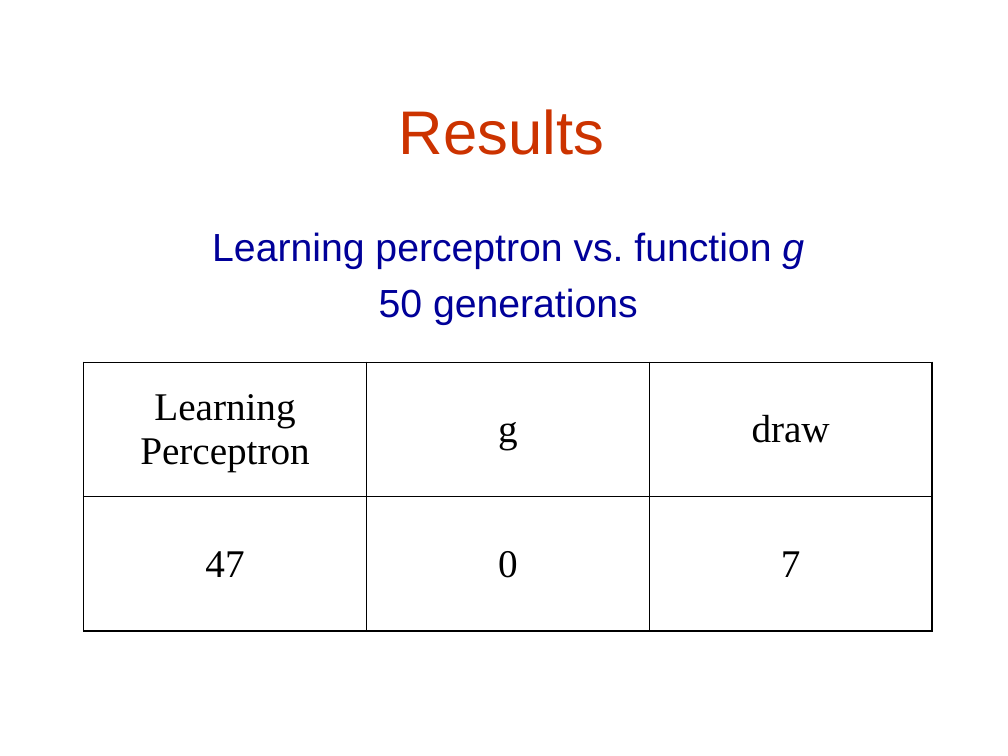
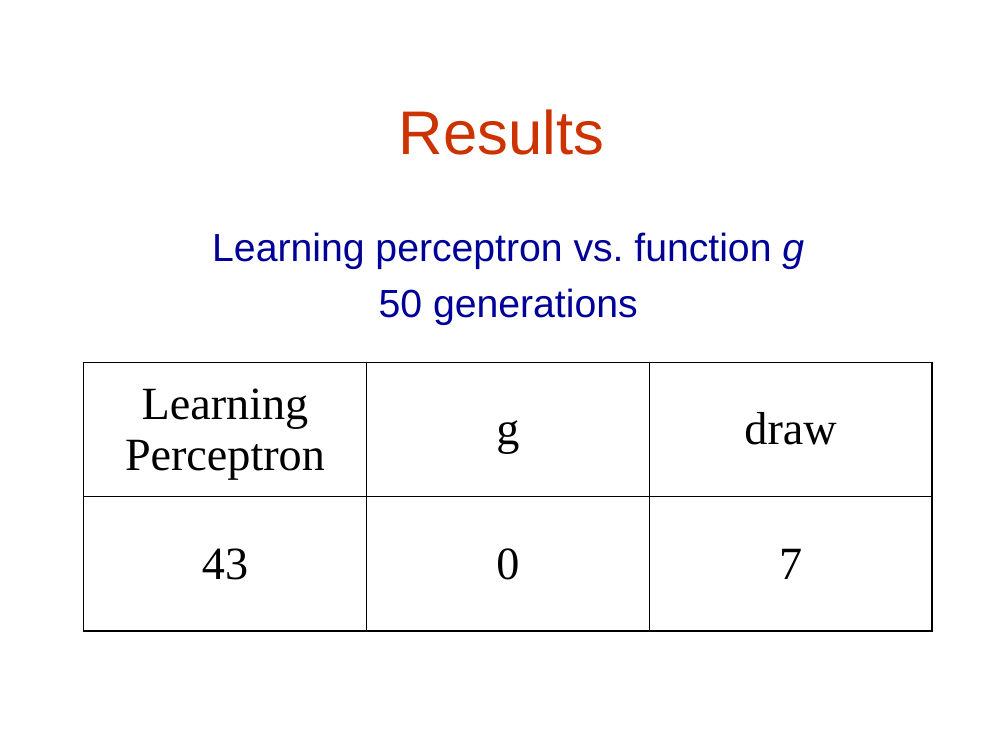
Before and after one commit to lasersox/twixt, a slide deck: slide 2 of docs/results_conclusion.ppt. Drawn at 1008x756 pixels with LibreOffice and Linux fonts; fonts in the diff are those of the drawing. Boxes give left, top, right and bottom in pixels: in the first picture for what was removed or moved away, otherwise in the second. Text is boxed around its words. In the diff, an @@ line names an element or a change of style, - is before the commit and + after.

```diff
--- a/docs/results_conclusion.ppt
+++ b/docs/results_conclusion.ppt
@@ table at bbox=[84, 362, 933, 630] @@
-row 2, column 1: 47
+row 2, column 1: 43
@@ size 28 to 33 pt @@
```
Also in this commit, not shown: 3 other slides changed, 1 other file.
